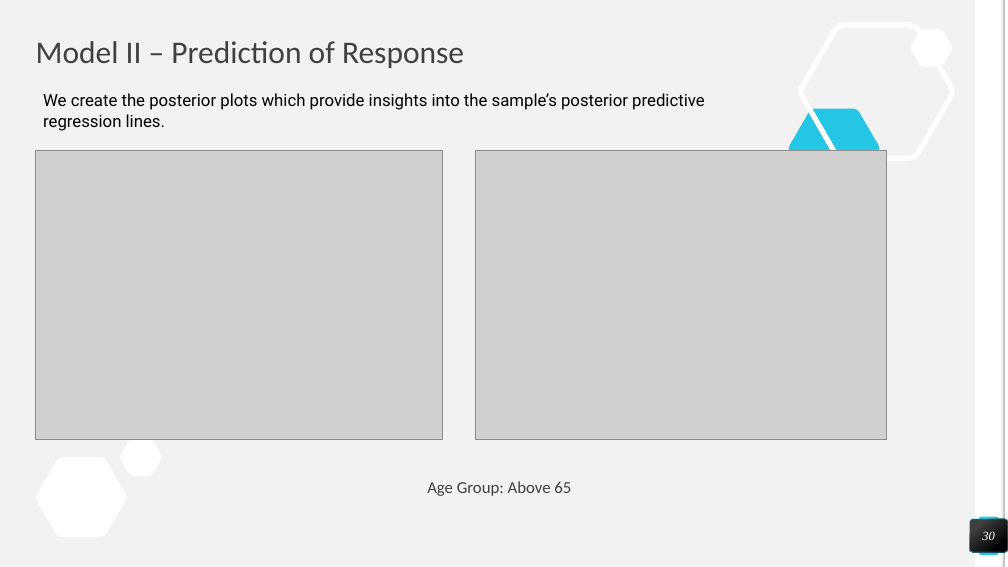
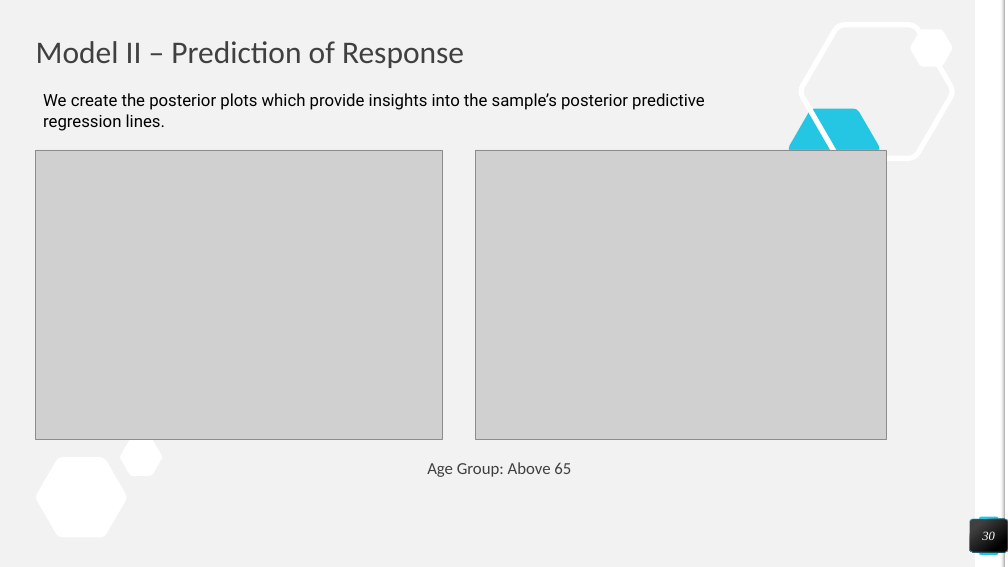
Before and after one commit to nealpatel02/DataScience_Project_3251, a slide deck: slide 30 of Customer Segmentation - Statistics Term Project Presentation - Team 5 - V2.pptx. Drawn at 1008x567 pixels with LibreOffice and Linux fonts; fonts in the diff are those of the drawing; grey boxes stand for pictures. Boxes give left, top, right and bottom in pixels: in the first picture for what was removed or moved away, otherwise in the second. Text is boxed around its words. In the diff, an @@ line names an element or a change of style, - is before the commit and + after.

```diff
--- a/Customer Segmentation - Statistics Term Project Presentation - Team 5 - V2.pptx
+++ b/Customer Segmentation - Statistics Term Project Presentation - Team 5 - V2.pptx
@@ text "Age Group: Above 65": place and size @@
-text "Age Group: Above 65" at [427, 481, 571, 496]
+text "Age Group: Above 65" at [427, 462, 571, 477]
```
Also in this commit, not shown: 4 other slides changed, 1 other file.
